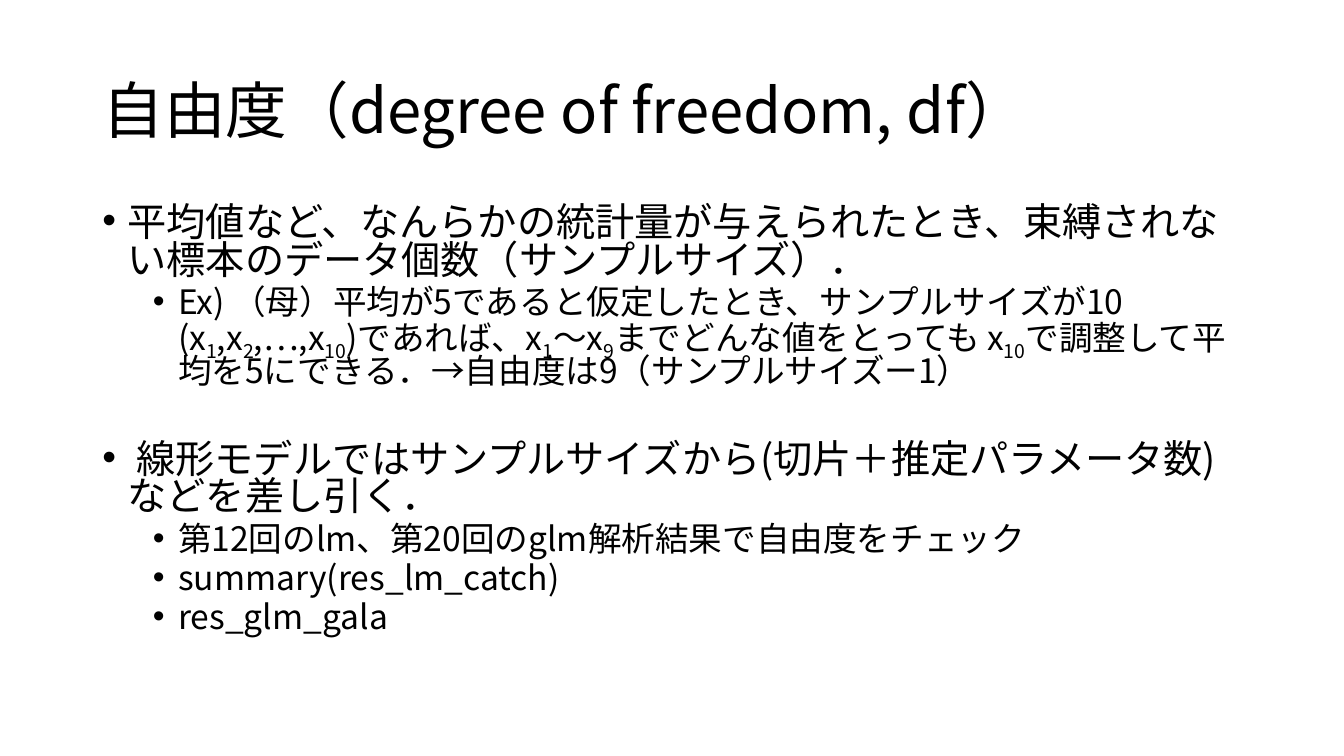
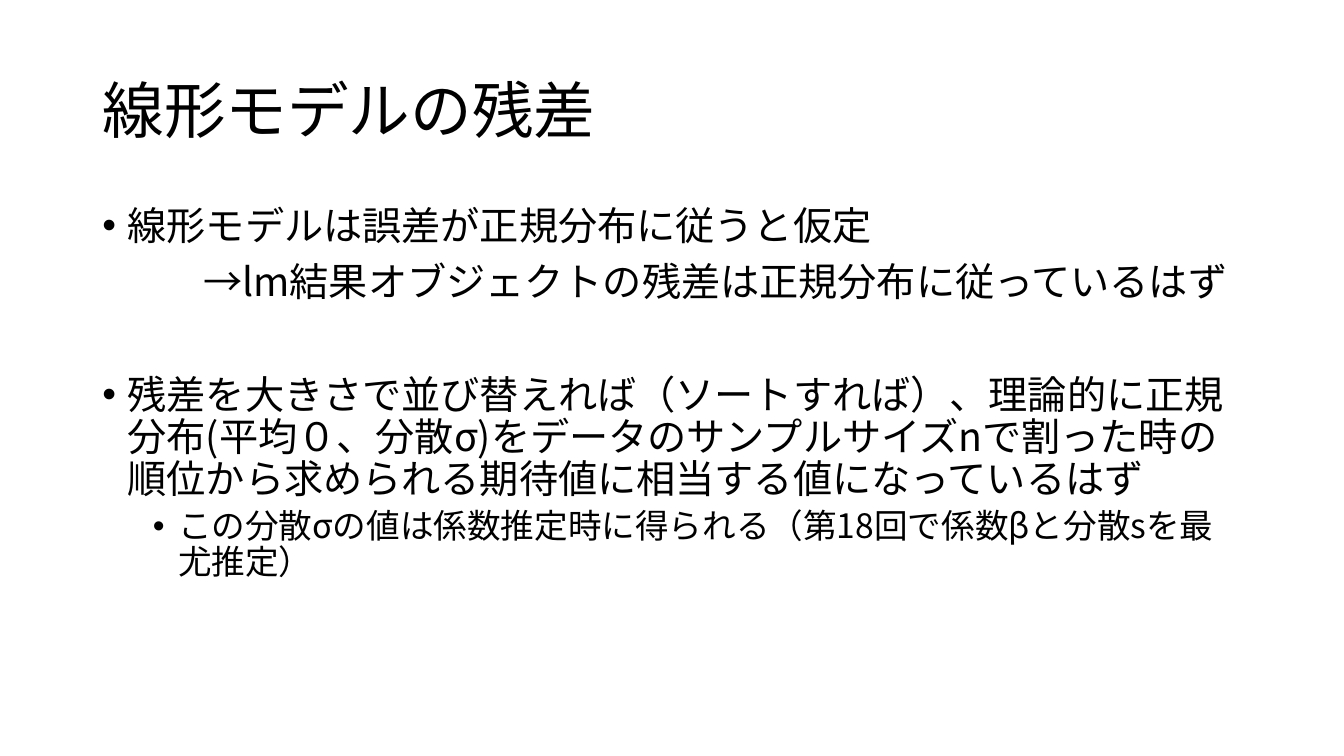
Before and after one commit to KoHMB/Shigen_kensyu_FRA, a slide deck: slide 6 of R/スライド/第27回.pptx (slide 3 before the commit). Drawn at 1344x756 pixels with LibreOffice and Linux fonts; fonts in the diff are those of the drawing. Boxes give left, top, right and bottom in pixels: in the first picture for what was removed or moved away, otherwise in the second. Text is boxed around its words. In the diff, an @@ line names an element or a change of style, - is before the commit and + after.

```diff
--- a/R/スライド/第27回.pptx
+++ b/R/スライド/第27回.pptx
@@ title at (102, 80, 595, 138): text changed @@
-自由度（degree of freedom, df）
+線形モデルの残差
@@ text at (128, 206, 1227, 547): text changed; size 24 to 28 pt @@
-• 平均値など、なんらかの統計量が与えられたとき、束縛されない標本のデータ個数（サンプルサイズ）．
-  • Ex) （母）平均が5であると仮定したとき、サンプルサイズが10 (x1,x2,…,x10)であれば、x1〜x9までどんな値をとっても x10で調整して平均を5にできる．→自由度は9（サンプルサイズー1）
-• 線形モデルではサンプルサイズから(切片＋推定パラメータ数) などを差し引く．
-  • 第12回のlm、第20回のglm解析結果で自由度をチェック
-  • summary(res_lm_catch)
-  • res_glm_gala
+• 線形モデルは誤差が正規分布に従うと仮定
+→lm結果オブジェクトの残差は正規分布に従っているはず
+• 残差を大きさで並び替えれば（ソートすれば）、理論的に正規分布(平均０、分散σ)をデータのサンプルサイズnで割った時の順位から求められる期待値に相当する値になっているはず
+  • この分散σの値は係数推定時に得られる（第18回で係数βと分散sを最尤推定）
```
Also in this commit, not shown: 2 other slides changed, 9 slides added, 4 slides removed, 21 other files.
